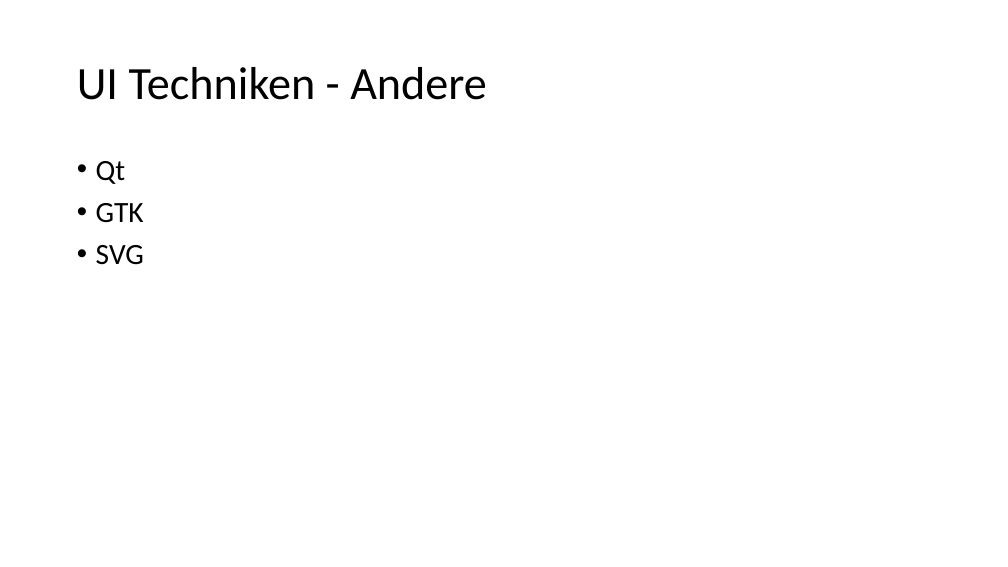
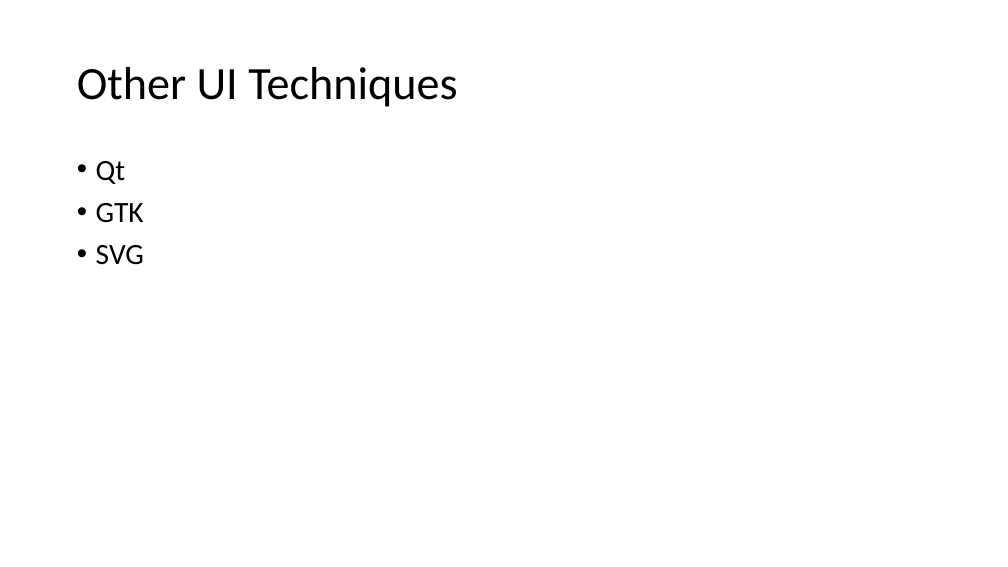
Before and after one commit to FrankPfattheicher/stonehenge.Chromely, a slide deck: slide 3 of stonehengeChromely.pptx. Drawn at 1008x567 pixels with LibreOffice and Linux fonts; fonts in the diff are those of the drawing. Boxes give left, top, right and bottom in pixels: in the first picture for what was removed or moved away, otherwise in the second. Text is boxed around its words. In the diff, an @@ line names an element or a change of style, - is before the commit and + after.

```diff
--- a/stonehengeChromely.pptx
+++ b/stonehengeChromely.pptx
@@ title at (x1=77, y1=67, x2=457, y2=107): text changed @@
-UI Techniken - Andere
+Other UI Techniques
```
Also in this commit, not shown: 5 other slides changed, 1 slide added.
